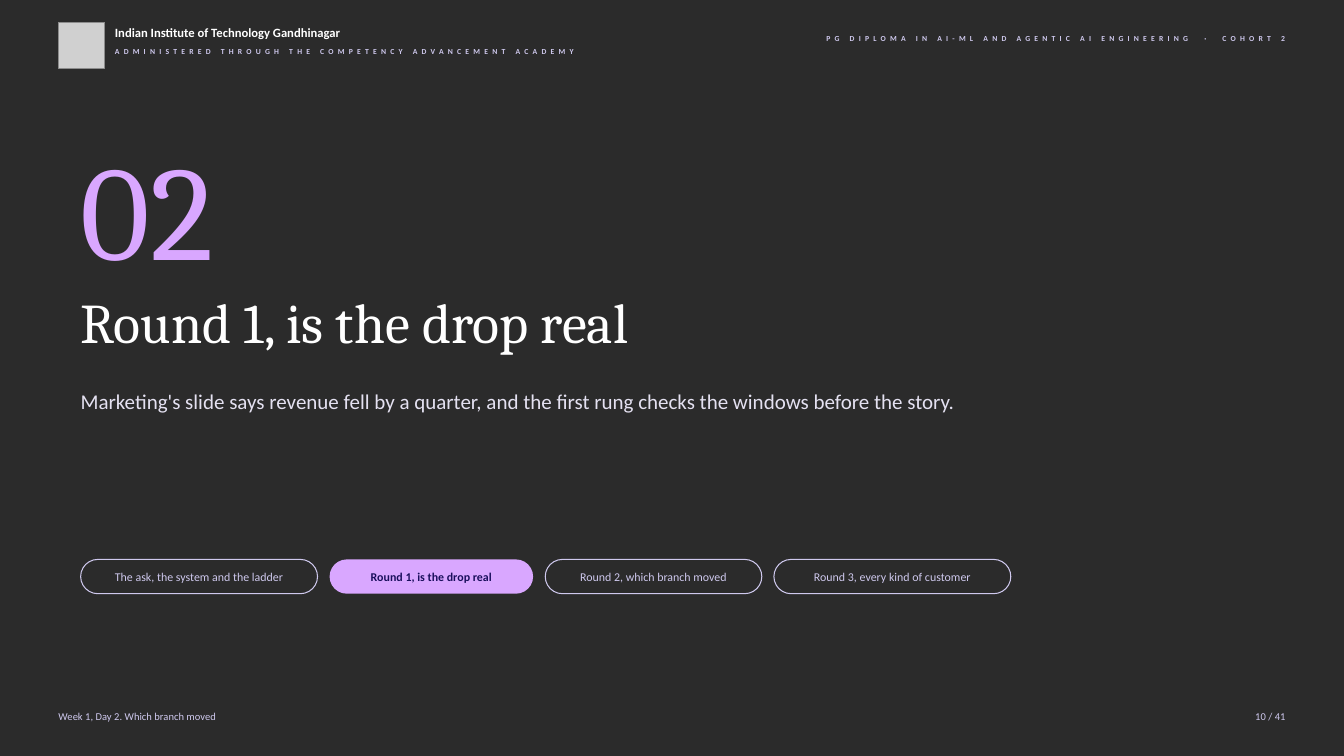
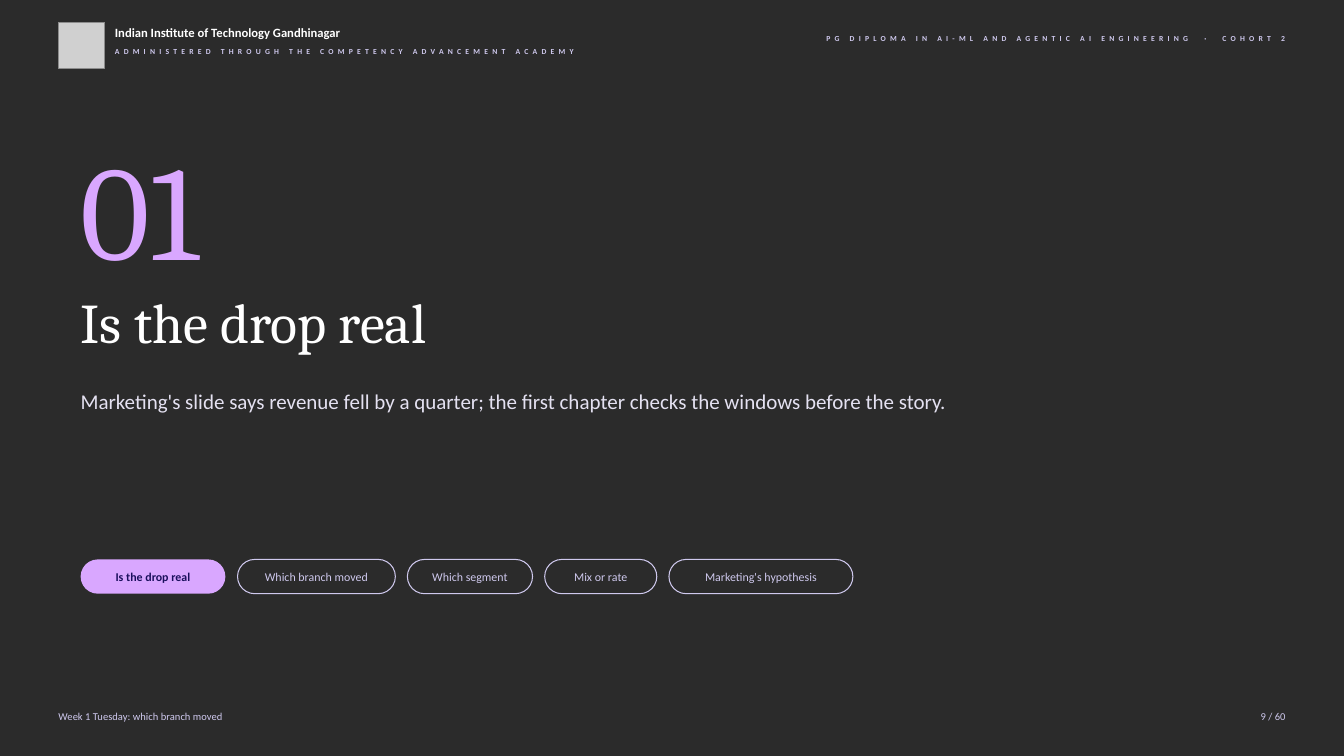
Before and after one commit to fde-academy-lab/c2-content-factory, a slide deck: slide 9 of content/W01/D2/slides/C2_W01_D02_half1_STUDENT.pptx (slide 10 before the commit). Drawn at 1344x756 pixels with LibreOffice and Linux fonts; fonts in the diff are those of the drawing; grey boxes stand for pictures; background and template pictures are left out; a plain dark background stands for a picture behind light text. Boxes give left, top, right and bottom in pixels: in the first picture for what was removed or moved away, otherwise in the second. Text is boxed around its words. In the diff, an @@ line names an element or a change of style, - is before the commit and + after.

```diff
--- a/content/W01/D2/slides/C2_W01_D02_half1_STUDENT.pptx
+++ b/content/W01/D2/slides/C2_W01_D02_half1_STUDENT.pptx
@@ text at box(81, 170, 199, 261): text changed @@
-02
+01
@@ text at box(81, 304, 426, 355): text changed @@
-Round 1, is the drop real
+Is the drop real
@@ text at box(81, 394, 946, 413): text changed @@
-Marketing's slide says revenue fell by a quarter, and the first rung checks the windows before the story.
+Marketing's slide says revenue fell by a quarter; the first chapter checks the windows before the story.
@@ rounded rectangle "Is the drop real": place and size @@
-rounded rectangle "Is the drop real" at box(81, 560, 318, 594)
+rounded rectangle "Is the drop real" at box(81, 560, 226, 594)
@@ rounded rectangle "Is the drop real" at box(81, 560, 226, 594): fill none to #D9A7FF; outline #CFC9EE 0.75 pt to none @@
@@ rounded rectangle "Which branch moved": place and size @@
-rounded rectangle "Which branch moved" at box(330, 560, 533, 594)
+rounded rectangle "Which branch moved" at box(238, 560, 396, 594)
@@ rounded rectangle "Which branch moved" at box(238, 560, 396, 594): fill #D9A7FF to none; outline none to #CFC9EE 0.75 pt @@
@@ rounded rectangle "Which segment": place and size @@
-rounded rectangle "Which segment" at box(545, 560, 762, 594)
+rounded rectangle "Which segment" at box(407, 560, 532, 594)
@@ rounded rectangle added at box(544, 560, 656, 594), outline #CFC9EE 0.75 pt, 8.5 pt, text #CFC9EE @@
+Mix or rate
@@ rounded rectangle added at box(669, 560, 853, 594), outline #CFC9EE 0.75 pt, 8.5 pt, text #CFC9EE @@
+Marketing's hypothesis
@@ rounded rectangle removed at box(774, 560, 1011, 594) @@
-Round 3, every kind of customer
@@ text in rounded rectangle at box(116, 572, 190, 583): text changed; text colour #CFC9EE to #1A0F5C; bold on @@
-The ask, the system and the ladder
+Is the drop real
@@ text in rounded rectangle at box(265, 572, 368, 581): text changed; text colour #1A0F5C to #CFC9EE; bold off @@
-Round 1, is the drop real
+Which branch moved
@@ text in rounded rectangle at box(432, 573, 508, 583): text changed @@
-Round 2, which branch moved
+Which segment
@@ text at box(58, 712, 222, 722): text changed @@
-Week 1, Day 2. Which branch moved
+Week 1 Tuesday: which branch moved
@@ text at box(1261, 713, 1286, 720): text changed @@
-10 / 41
+9 / 60
```
Also in this commit, not shown: 27 other slides changed, 32 slides added, 13 slides removed, 11 other files.
